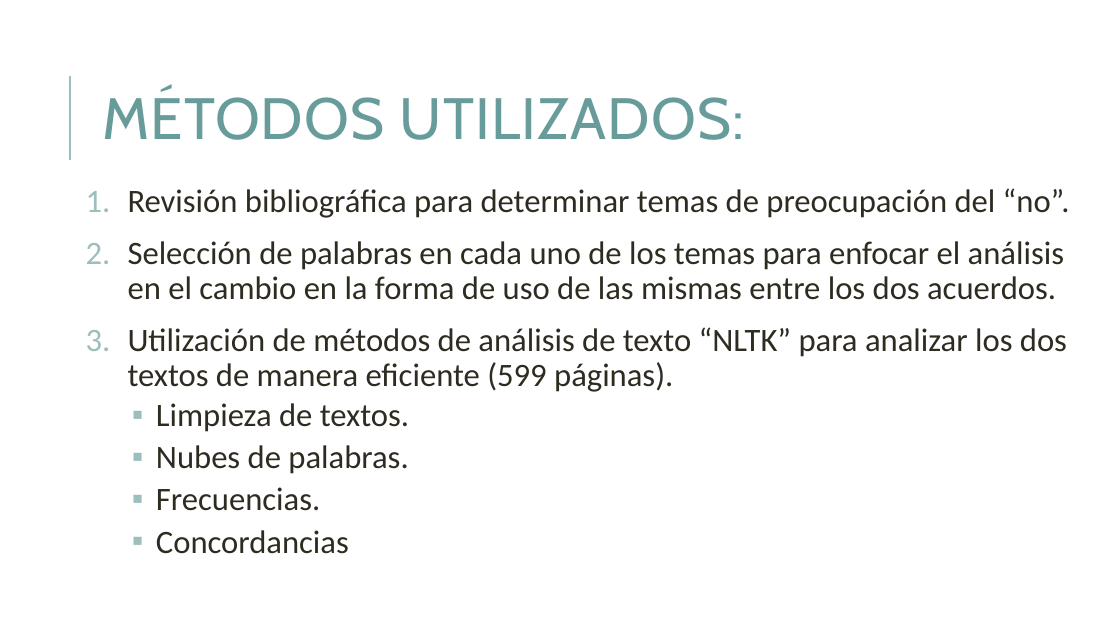
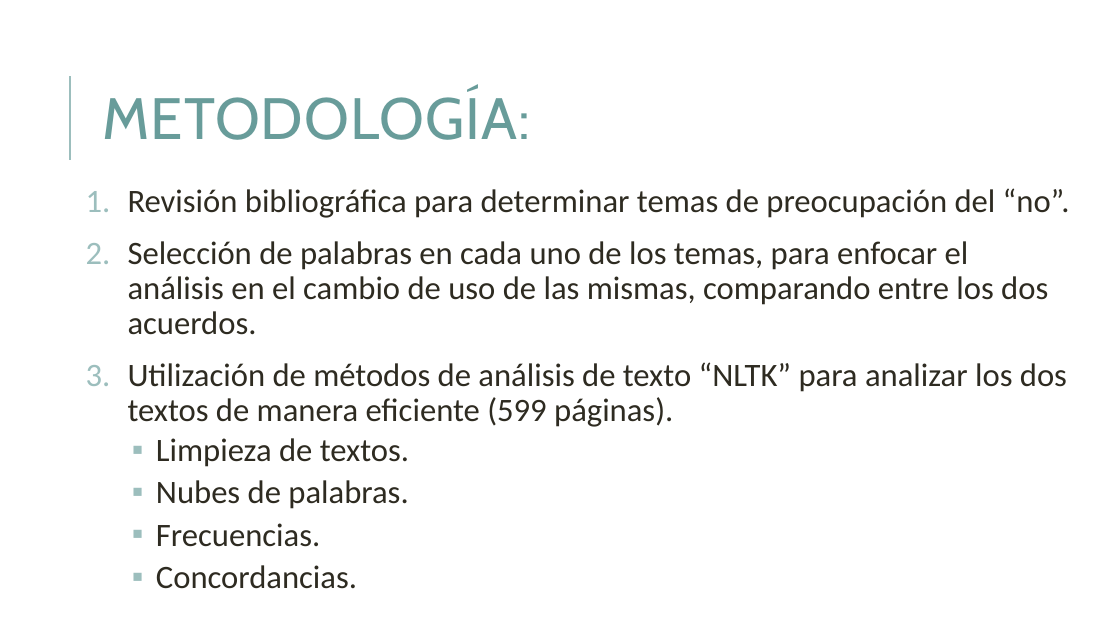
Before and after one commit to diecasta29/MCPP_diego.castaneda, a slide deck: slide 4 of MCPP_Trabajo_Final/Análisis de acuerdos de paz 2016.pptx. Drawn at 1120x630 pixels with LibreOffice and Linux fonts; fonts in the diff are those of the drawing. Boxes give left, top, right and bottom in pixels: in the first picture for what was removed or moved away, otherwise in the second. Text is boxed around its words. In the diff, an @@ line names an element or a change of style, - is before the commit and + after.

```diff
--- a/MCPP_Trabajo_Final/Análisis de acuerdos de paz 2016.pptx
+++ b/MCPP_Trabajo_Final/Análisis de acuerdos de paz 2016.pptx
@@ title at (x1=102, y1=90, x2=530, y2=140): text changed @@
-MÉTODOS UTILIZADOS:
+METODOLOGÍA:
@@ text at (x1=128, y1=241, x2=1048, y2=335): text changed @@
-2. Selección de palabras en cada uno de los temas para enfocar el análisis en el cambio en la forma de uso de las mismas entre los dos acuerdos.
+2. Selección de palabras en cada uno de los temas, para enfocar el análisis en el cambio de uso de las mismas, comparando entre los dos acuerdos.
@@ text at (x1=156, y1=530, x2=349, y2=554): text changed @@
-      ▪ Concordancias
+      ▪ Concordancias.
```
Also in this commit, not shown: 4 other slides changed.
